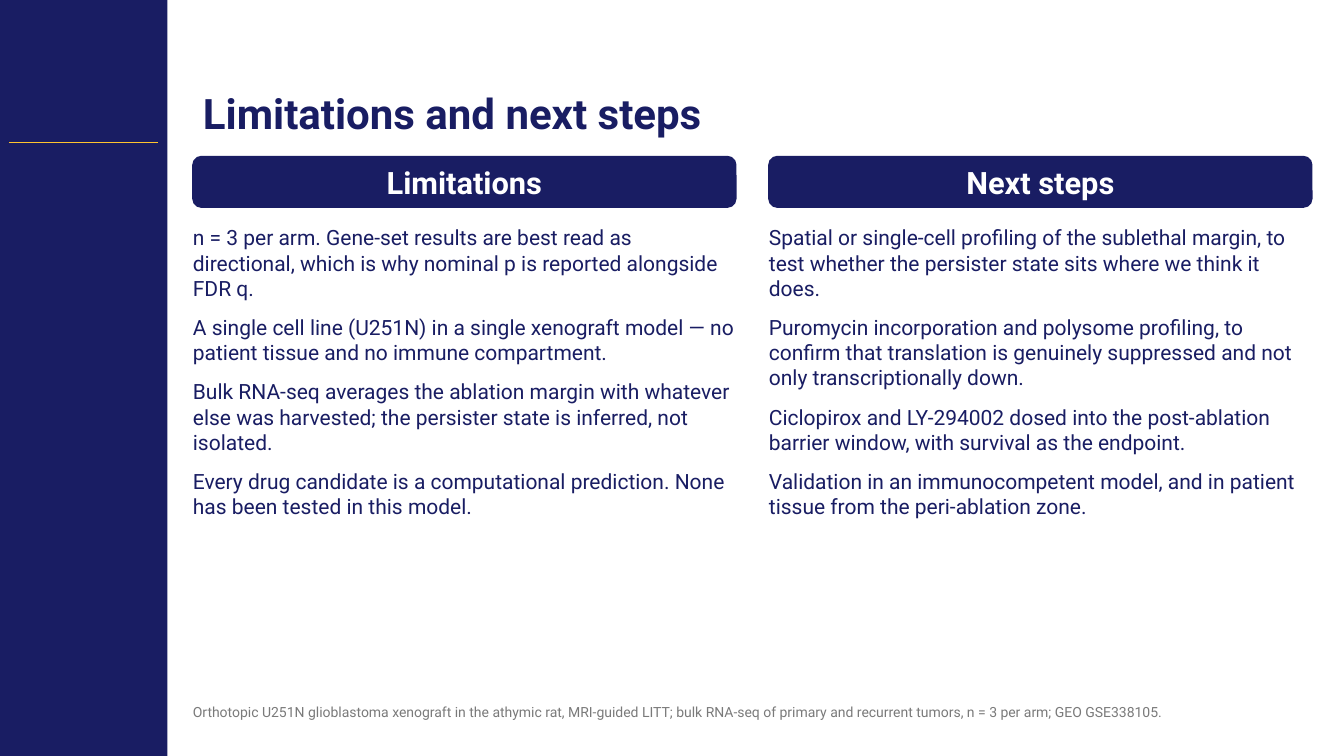
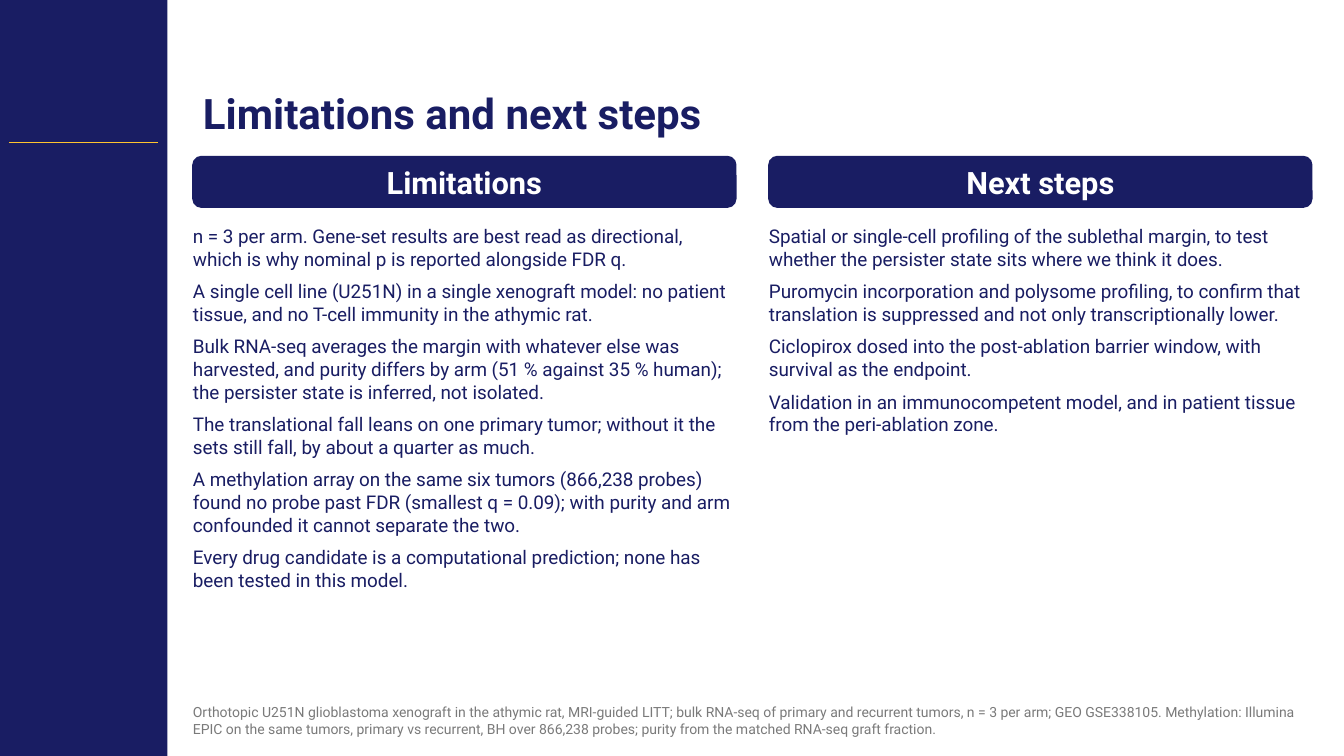
Before and after one commit to Gregory-Schwing-MD-PhD/u251-xenograft-rat-RNASeq-study, a slide deck: slide 24 of SLIDES/CNS2026_Schwing_Abstract418_CNStemplate.pptx (slide 18 before the commit). Drawn at 1344x756 pixels with LibreOffice and Linux fonts; fonts in the diff are those of the drawing; background and template pictures are left out. Boxes give left, top, right and bottom in pixels: in the first picture for what was removed or moved away, otherwise in the second. Text is boxed around its words. In the diff, an @@ line names an element or a change of style, - is before the commit and + after.

```diff
--- a/SLIDES/CNS2026_Schwing_Abstract418_CNStemplate.pptx
+++ b/SLIDES/CNS2026_Schwing_Abstract418_CNStemplate.pptx
@@ text at (193, 229, 683, 270): size 15 to 13.5 pt in "n = 3 per arm. Gene-set results ..."; less space between paragraphs @@
@@ text at (769, 228, 1295, 435): size 15 to 13.5 pt in "Spatial or single-cell profiling of the sublethal ...", "Validation in an immunocompetent model, and in ..."; less space between paragraphs @@
@@ text at (193, 283, 730, 587): text changed; size 15 to 13.5 pt @@
-A single cell line (U251N) in a single xenograft model — no patient tissue and no immune compartment.
-Bulk RNA-seq averages the ablation margin with whatever else was harvested; the persister state is inferred, not isolated.
-Every drug candidate is a computational prediction. None has been tested in this model.
+A single cell line (U251N) in a single xenograft model: no patient tissue, and no T-cell immunity in the athymic rat.
+Bulk RNA-seq averages the margin with whatever else was harvested, and purity differs by arm (51 % against 35 % human); the persister state is inferred, not isolated.
+The translational fall leans on one primary tumor; without it the sets still fall, by about a quarter as much.
+A methylation array on the same six tumors (866,238 probes) found no probe past FDR (smallest q = 0.09); with purity and arm confounded it cannot separate the two.
+Every drug candidate is a computational prediction; none has been tested in this model.
@@ text at (769, 283, 1300, 380): text changed; size 15 to 13.5 pt @@
-Puromycin incorporation and polysome profiling, to confirm that translation is genuinely suppressed and not only transcriptionally down.
-Ciclopirox and LY-294002 dosed into the post-ablation barrier window, with survival as the endpoint.
+Puromycin incorporation and polysome profiling, to confirm that translation is suppressed and not only transcriptionally lower.
+Ciclopirox dosed into the post-ablation barrier window, with survival as the endpoint.
@@ text at (193, 706, 1294, 737): text changed @@
-Orthotopic U251N glioblastoma xenograft in the athymic rat, MRI-guided LITT; bulk RNA-seq of primary and recurrent tumors, n = 3 per arm; GEO GSE338105.
+Orthotopic U251N glioblastoma xenograft in the athymic rat, MRI-guided LITT; bulk RNA-seq of primary and recurrent tumors, n = 3 per arm; GEO GSE338105. Methylation: Illumina EPIC on the same tumors, primary vs recurrent, BH over 866,238 probes; purity from the matched RNA-seq graft fraction.
```
Also in this commit, not shown: 16 other slides changed, 7 slides added, 1 slide removed, 51 other files.
